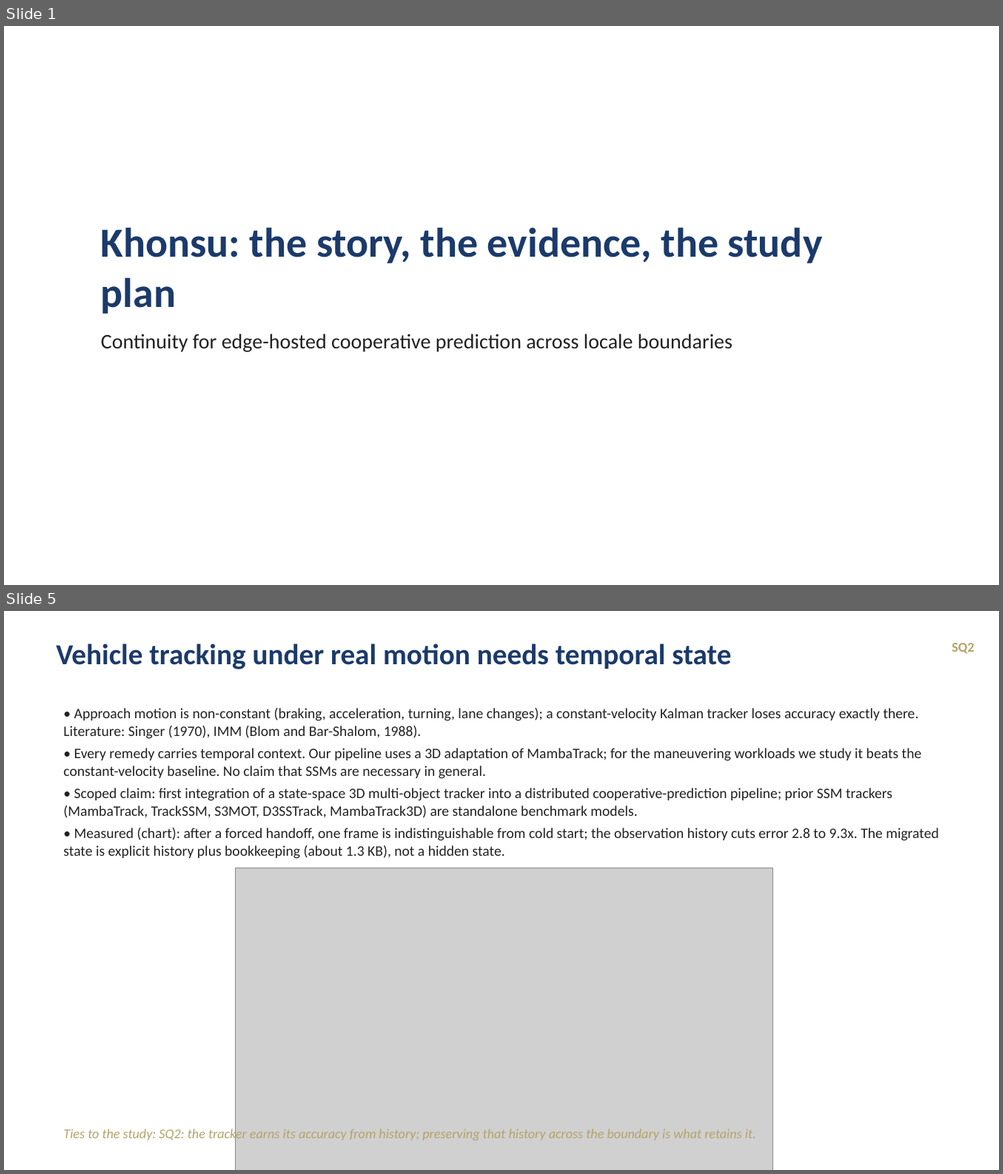
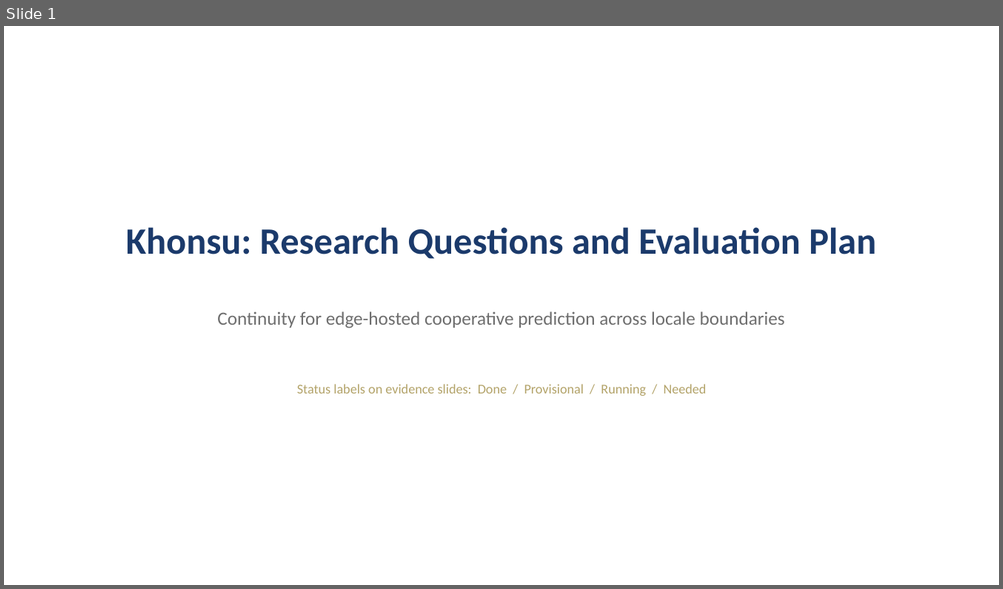
Before and after one commit to tlandle/eCAV, a slide deck: docs/kb/decks/khonsu_story_2026-09-04.pptx. Shown one above the other, each under a label of ours: slides 1 and 5 before the commit, slide 1 after it; the slides between them are not shown. The pictures are 1003x1174 and 1003x589 pixels, drawn with LibreOffice and Linux fonts; fonts in the diff are those of the drawing; grey boxes stand for pictures. Boxes give left, top, right and bottom in pixels: in the first picture for what was removed or moved away, otherwise in the second. Text is boxed around its words. In the diff, an @@ line names an element or a change of style, - is before the commit and + after.

Commit message:
KB deck baseline: RQ-form khonsu_story

```diff
--- a/docs/kb/decks/khonsu_story_2026-09-04.pptx
+++ b/docs/kb/decks/khonsu_story_2026-09-04.pptx
@@ slide 5 removed at (4, 611, 999, 1170), background #FFFFFF @@
@@ text removed at (56, 644, 731, 669) @@
-Vehicle tracking under real motion needs temporal state
@@ text removed at (951, 643, 973, 654) @@
-SQ2
@@ text removed at (63, 708, 939, 859) @@
-• Approach motion is non-constant (braking, acceleration, turning, lane changes); a constant-velocity Kalman tracker loses accuracy exactly there. Literature: Singer (1970), IMM (Blom and Bar-Shalom, 1988).
-• Every remedy carries temporal context. Our pipeline uses a 3D adaptation of MambaTrack; for the maneuvering workloads we study it beats the constant-velocity baseline. No claim that SSMs are necessary in general.
-• Scoped claim: first integration of a state-space 3D multi-object tracker into a distributed cooperative-prediction pipeline; prior SSM trackers (MambaTrack, TrackSSM, S3MOT, D3SSTrack, MambaTrack3D) are standalone benchmark models.
-• Measured (chart): after a forced handoff, one frame is indistinguishable from cold start; the observation history cuts error 2.8 to 9.3x. The migrated state is explicit history plus bookkeeping (about 1.3 KB), not a hidden state.
@@ picture removed at (236, 869, 772, 1170) @@
@@ text removed at (63, 1128, 756, 1142) @@
-Ties to the study: SQ2: the tracker earns its accuracy from history; preserving that history across the boundary is what retains it.
@@ slide 1 changed as well @@
@@ text at (126, 227, 876, 259): text changed; size 40 to 36 pt @@
-Khonsu: the story, the evidence, the study plan
+Khonsu: Research Questions and Evaluation Plan
@@ text "Continuity for edge-hosted cooperative prediction ...": place and size @@
-text "Continuity for edge-hosted cooperative prediction ..." at (101, 334, 732, 352)
+text "Continuity for edge-hosted cooperative prediction ..." at (217, 312, 785, 329)
@@ text "Continuity for edge-hosted cooperative prediction ..." at (217, 312, 785, 329): size 20 to 18 pt, text colour #212121 to #6E6E6E; alignment left to centre; more space between paragraphs @@
@@ text added at (297, 384, 706, 396), 13 pt, text #B3A369 @@
+Status labels on evidence slides: Done / Provisional / Running / Needed
```
Also in this commit, not shown: 5 other slides changed, 10 slides added, 8 other slides removed.
